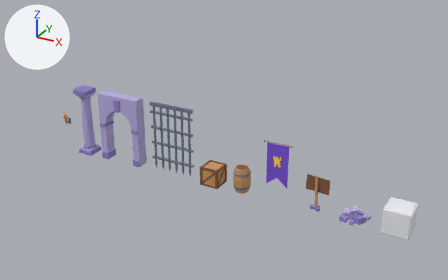
A saved change to the Blender file tools/remaster_props.blend.
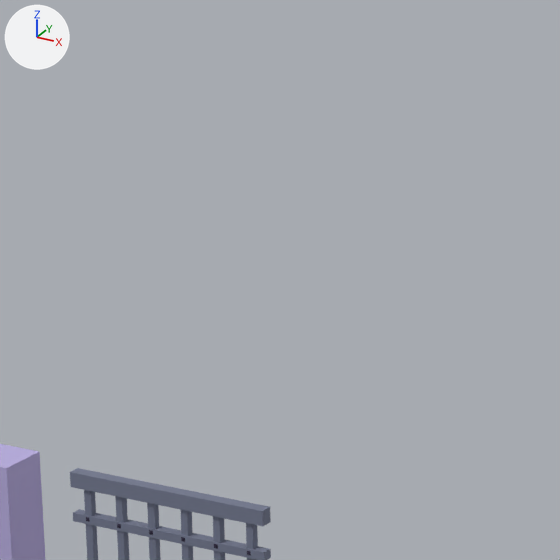
Each version is shown from a 50 mm camera at (18.81, -19.52, 11.78) aimed at (3.51, 8.29, -2.13), then close up on the part from 30% to 57% of the width and 0% to 43% of the height. The axes (+X, +Y, +Z) are drawn at upper left. The lights are the same throughout. The first two pictures are the older version.

The first close-up shows 'door_arch', 'gate'.
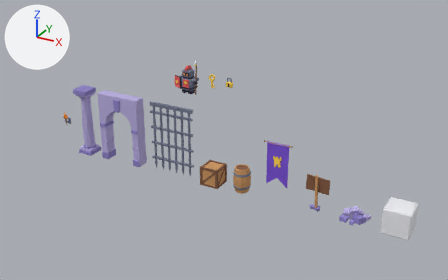
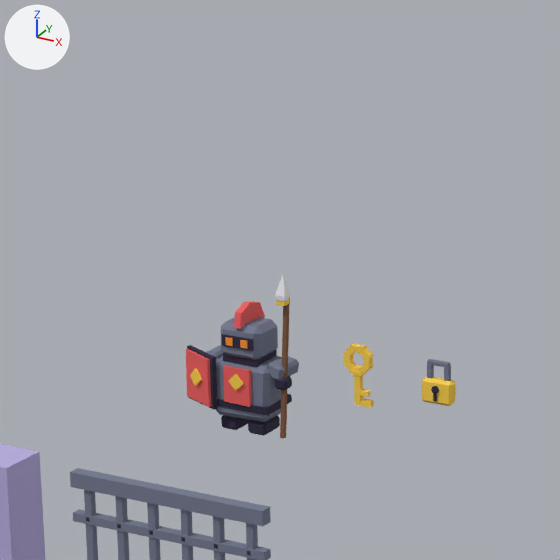
Commit message: Blender source file now holds the guard, key and padlock

Boxes [x1, y1, x2, y2] around the edits, measured in the close-ups (560 x 560 px):
'guard', added
    after: [186, 274, 299, 439]
    faces in mat_metal (greyish blue #747a90): [206, 317, 299, 422]
    faces in mat_red (red #ef5d5d): [186, 301, 265, 407]
    faces in mat_ink (dark blue #2b2540): [187, 334, 292, 436]
    faces in mat_wood_dark (brown #82583e): [280, 298, 290, 439]
    faces in mat_yellow (yellow #ffd24a): [190, 299, 289, 391]
'padlock', added
    after: [422, 359, 456, 406]
    faces in mat_yellow (yellow #ffd24a): [422, 377, 456, 406]
    faces in mat_metal (greyish blue #747a90): [427, 359, 451, 381]
'key', added (yellow)
    after: [344, 344, 374, 408]

What changed in the scene script:
```text
Add me_padlock:
    me_padlock.from_pydata(...)  # 90 vertices, 156 faces; spans x -0.206..0.21, y -0.102..0.082, z -0.154..0.37
    # faces by material slot: [44, 68, 44]
    me_padlock.materials.append(mat_yellow)  # yellow #ffd24a
    me_padlock.materials.append(mat_metal)  # greyish blue #747a90
    me_padlock.materials.append(mat_ink)  # dark blue #2b2540
Add me_key:
    me_key.from_pydata(...)  # 96 vertices, 144 faces; spans x -0.186..0.19, y -0.053..0.054, z -0.358..0.402
    me_key.materials.append(mat_yellow)  # yellow #ffd24a
Add me_guard:
    me_guard.from_pydata(...)  # 308 vertices, 528 faces; spans x -0.83..0.64, y -0.39..0.3, z 0.0..2.09
    # faces by material slot: [224, 176, 40, 36, 24, 12, 16]
    me_guard.materials.append(mat_ink)  # dark blue #2b2540
    me_guard.materials.append(mat_metal)  # greyish blue #747a90
    me_guard.materials.append(mat_red)  # red #ef5d5d
    me_guard.materials.append(mat_yellow)  # yellow #ffd24a
    me_guard.materials.append(mat_flame)  # orange #ff942e
    me_guard.materials.append(mat_wood_dark)  # brown #82583e
    me_guard.materials.append(mat_white)  # white #ededf2
Add ob_padlock:
    ob_padlock = bpy.data.objects.new('padlock', me_padlock)
    ob_padlock.location = (3.46, 9.0, 0.9)
Add ob_key:
    ob_key = bpy.data.objects.new('key', me_key)
    ob_key.location = (2.36, 9.0, 0.9)
Add ob_guard:
    ob_guard = bpy.data.objects.new('guard', me_guard)
    ob_guard.location = (0.83, 9.0, 0.0)
```
